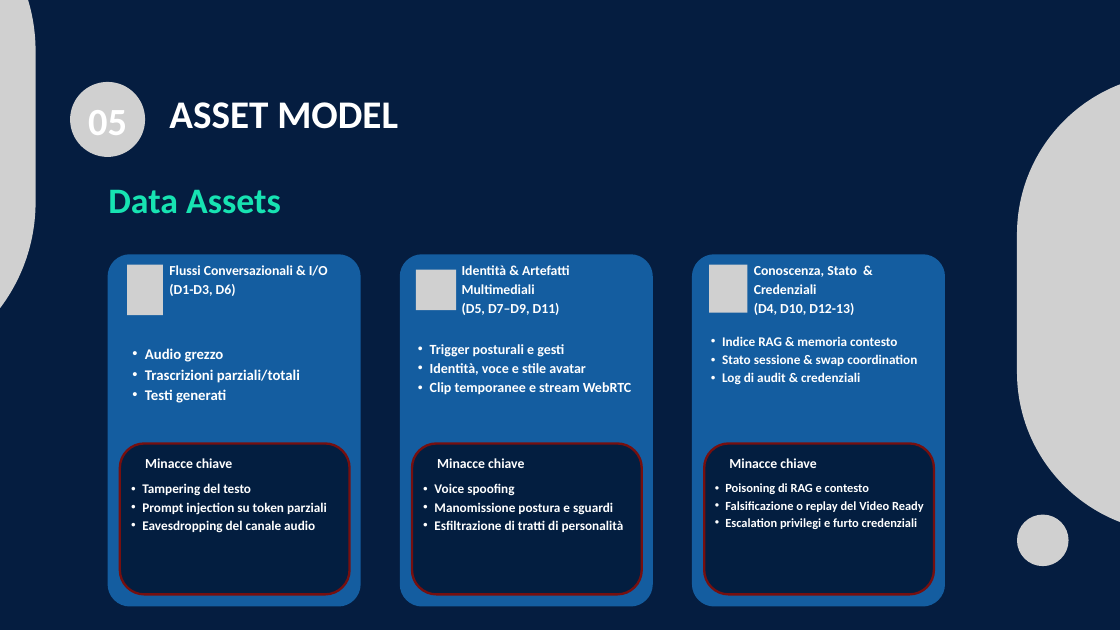
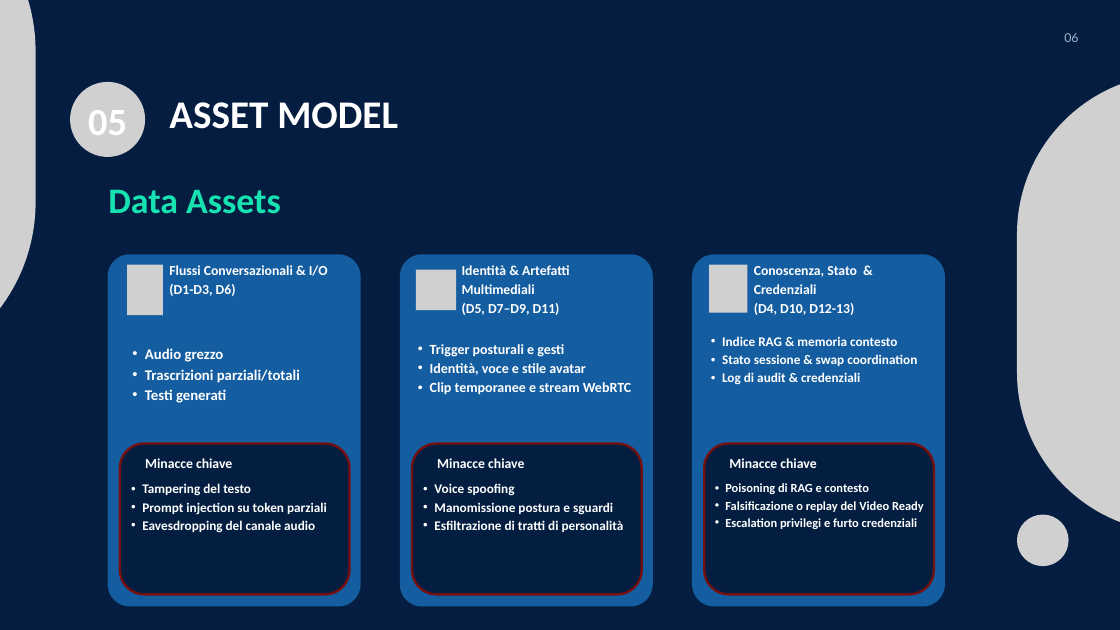
Before and after one commit to MssFucsia/Progetto1.2DataIntensive, a slide deck: slide 8 of presentazione/Progetto1.2.pptx. Drawn at 1120x630 pixels with LibreOffice and Linux fonts; fonts in the diff are those of the drawing; grey boxes stand for pictures. Boxes give left, top, right and bottom in pixels: in the first picture for what was removed or moved away, otherwise in the second. Text is boxed around its words. In the diff, an @@ line names an element or a change of style, - is before the commit and + after.

```diff
--- a/presentazione/Progetto1.2.pptx
+++ b/presentazione/Progetto1.2.pptx
@@ text added at (x1=1064, y1=33, x2=1078, y2=42), 15.8 pt, text #9DB9CE @@
+06
```
Also in this commit, not shown: 23 other slides changed, 1 other file.
